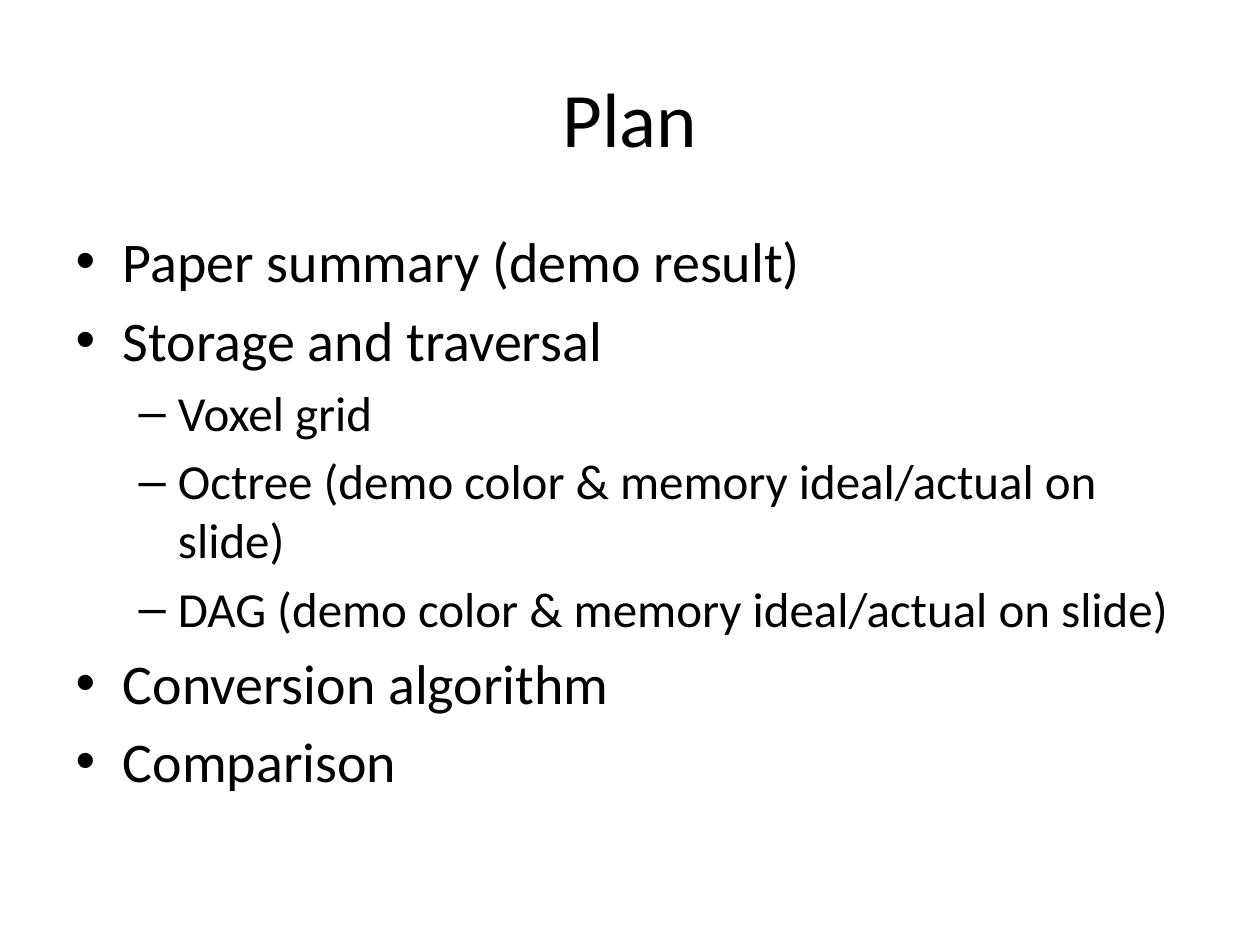
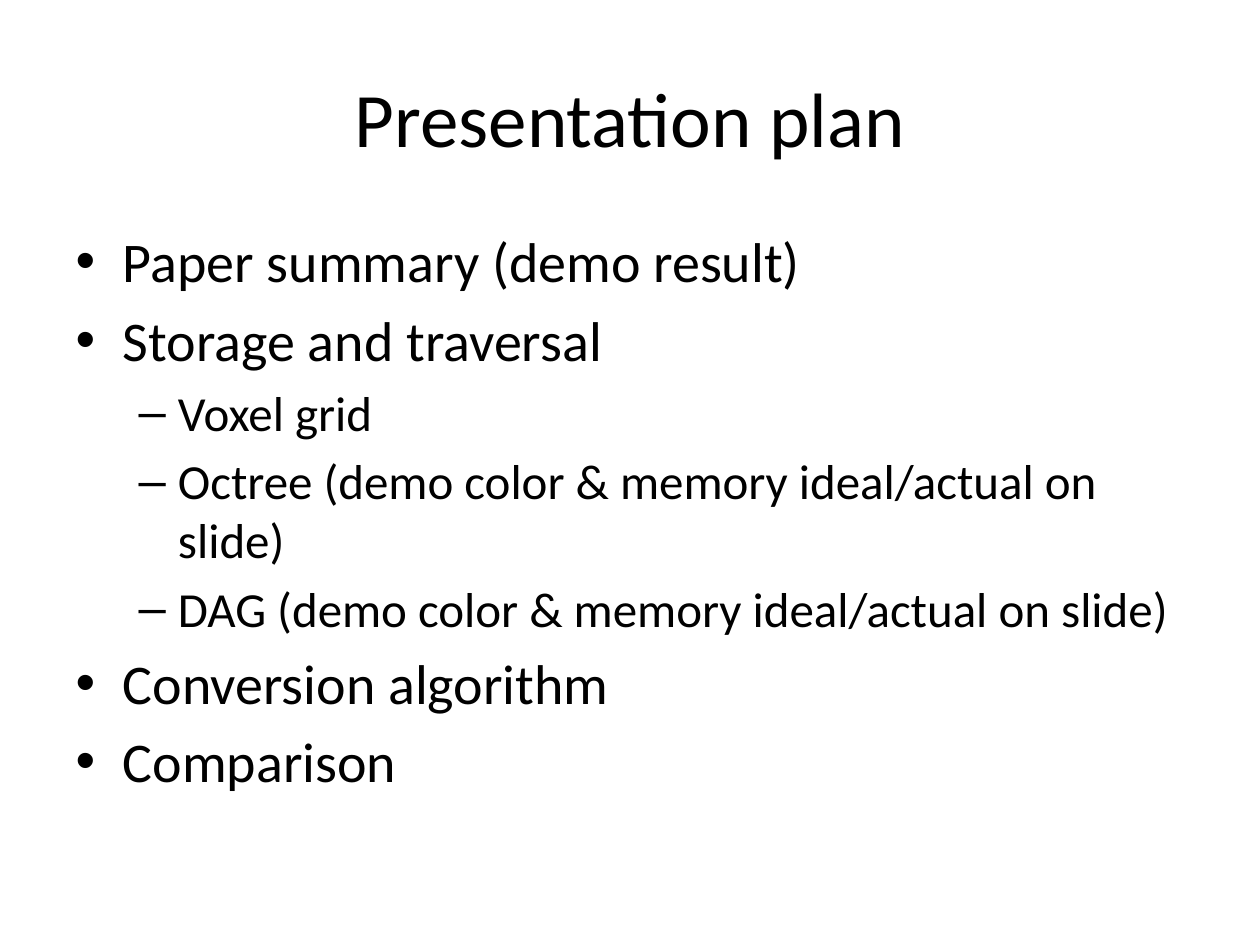
Before and after one commit to EtienneFerrier/VoxelProject, a slide deck: slide 2 of Presentation.pptx. Drawn at 1260x945 pixels with LibreOffice and Linux fonts; fonts in the diff are those of the drawing. Boxes give left, top, right and bottom in pixels: in the first picture for what was removed or moved away, otherwise in the second. Text is boxed around its words. In the diff, an @@ line names an element or a change of style, - is before the commit and + after.

```diff
--- a/Presentation.pptx
+++ b/Presentation.pptx
@@ title at bbox=[355, 93, 904, 160]: text changed @@
-Plan
+Presentation plan
```
Also in this commit, not shown: 1 other slide changed, 7 slides added, 6 slides removed, 3 other files.
